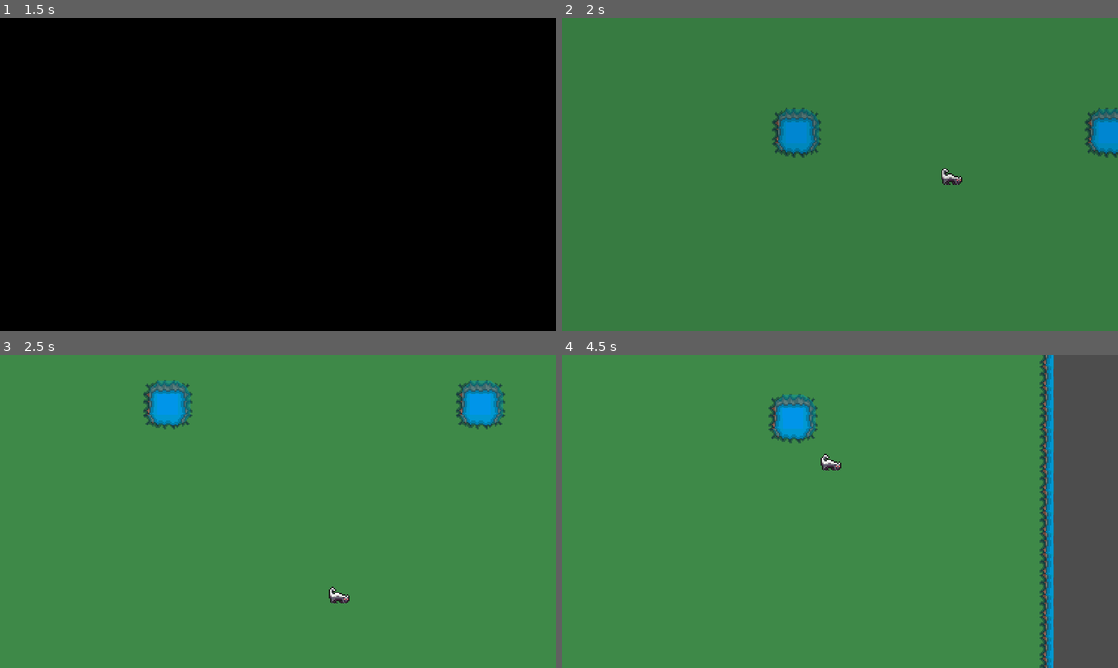
Above: before the commit, frames 1-4 (two rows, left to right).
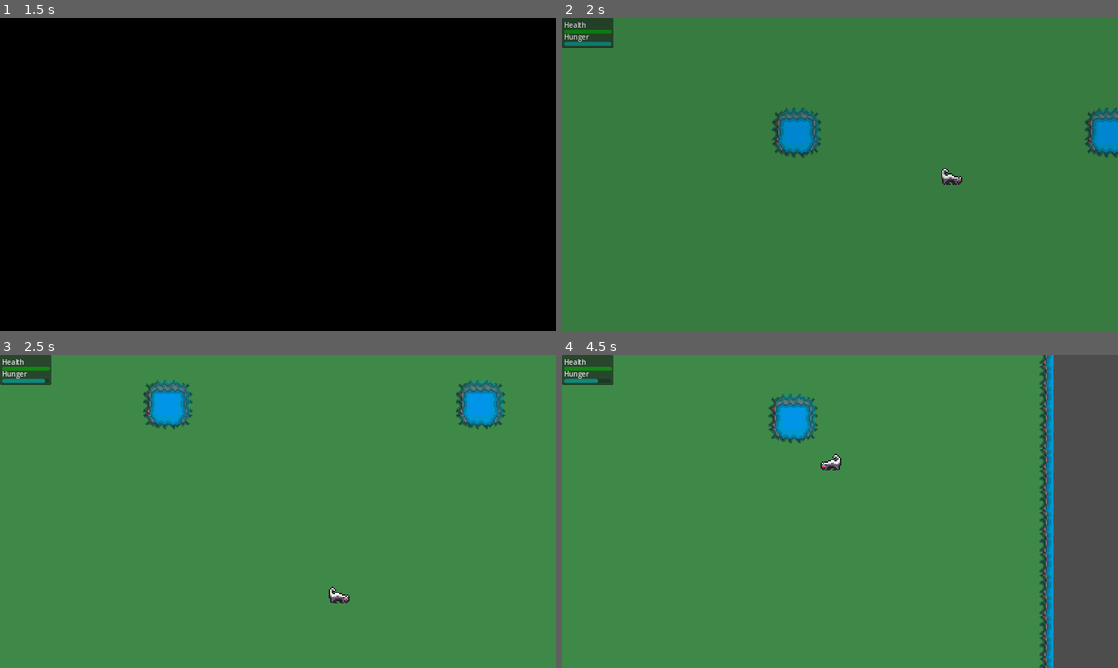
Above: after the commit, the same moments.

Repository: dually8/foodchain-game
Game: Godot game, scene res://scenes/main_menu.tscn
Same seed, same stepped clock (60 frames per second), same inputs: the game is played once before the commit and once after it. The engine's default icon, where the game draws it, is replaced by a stand-in: a white triangle on a blue panel in a dark square.
Inputs:
- Up to frame 1 (1.5 s): click "Start" at 0.5 s; tap Enter at 1.25 s; hold D (move_right) from 1.28 s (still down); hold . (attack) from 1.28 s (still down)
- Up to frame 2 (2 s): keep holding D (move_right); keep holding . (attack)
- Up to frame 3 (2.5 s): release D (move_right) at 2.03 s; release . (attack) at 2.03 s; hold S (move_down) from 2.03 s (still down); tap . (attack) at 2.1 s
- Up to frame 4 (4.5 s): release S (move_down) at 2.78 s; hold D (move_right) 2.78-3.53 s; hold . (attack) 2.78-3.53 s; hold W (move_up) 3.53-4.28 s; tap . (attack) at 3.6 s; hold A (move_left) from 4.28 s (still down); hold . (attack) from 4.28 s (still down)

Frame 1 is identical in both runs. In frame 2, 0.9% of the frame differs, in the area x 0-10%, y 0-10%; in frame 3, 0.9%; in frame 4, 1.0%, in the area x 0-51%, y 0-37%.

Commit message:
add path avoidance to prey and pred, updates to shared_animation

Diff:
--- a/scenes/enemy.tscn
+++ b/scenes/enemy.tscn
@@ -27,5 +27,8 @@
 path_desired_distance = 1.0
 target_desired_distance = 1.0
 path_max_distance = 10.0
+avoidance_enabled = true
 
 [node name="AttackCooldown" type="Timer" parent="."]
+
+[connection signal="velocity_computed" from="NavigationAgent2D" to="." method="_on_navigation_agent_2d_velocity_computed"]
--- a/scenes/level_01.tscn
+++ b/scenes/level_01.tscn
@@ -394,7 +394,6 @@
 [node name="Level01" type="Node2D"]
 
 [node name="CanvasLayer" type="CanvasLayer" parent="."]
-visible = false
 
 [node name="UI" parent="CanvasLayer" instance=ExtResource("1_61lsc")]
 
@@ -405,6 +404,7 @@
 
 [node name="Player" parent="." instance=ExtResource("8_n8bc8")]
 position = Vector2(224, 232)
+current_model = 1
 
 [node name="AudioStreamPlayer" type="AudioStreamPlayer" parent="."]
 stream = ExtResource("13_kwfen")
--- a/scenes/prey.tscn
+++ b/scenes/prey.tscn
@@ -26,9 +26,12 @@
 path_desired_distance = 1.0
 target_desired_distance = 1.0
 path_max_distance = 10.0
+avoidance_enabled = true
 
 [node name="Area2D" type="Area2D" parent="."]
 
 [node name="CollisionShape2D" type="CollisionShape2D" parent="Area2D"]
 shape = SubResource("CircleShape2D_8vpv0")
 debug_color = Color(0.78764, 0.378883, 0.544974, 0.42)
+
+[connection signal="velocity_computed" from="NavigationAgent2D" to="." method="_on_navigation_agent_2d_velocity_computed"]
--- a/scenes/shared_animation.tscn
+++ b/scenes/shared_animation.tscn
@@ -425,5 +425,4 @@
 
 [node name="Animation" type="AnimatedSprite2D"]
 sprite_frames = SubResource("SpriteFrames_a57mx")
-animation = &"human_idle_down"
-autoplay = "skunk"
+animation = &"skunk"
--- a/scripts/enemy.gd
+++ b/scripts/enemy.gd
@@ -69,3 +69,7 @@
 			animation.play("human_idle_down")
 		Globals.Foodchain.Human:
 			animation.play("bear")
+
+
+func _on_navigation_agent_2d_velocity_computed(safe_velocity: Vector2) -> void:
+	velocity = safe_velocity
--- a/scripts/player_controller.gd
+++ b/scripts/player_controller.gd
@@ -2,6 +2,7 @@
 class_name Player
 
 @export var move_speed: int = 250
+@export var current_model: Globals.Foodchain
 @onready var hunger_timer: Timer = $HungerTimer
 @onready var area2d: Area2D = $Area2D
 @onready var sprite: AnimatedSprite2D = $Animation
@@ -15,7 +16,6 @@
 var max_hunger: int = 500
 var hunger_drain: int = 50
 var available_prey: Array[Prey] = []
-var current_model: Globals.Foodchain = Globals.Foodchain.Skunk
 const footstep_interval: float = 0.5
 var footstep_timer: float = 0.0
 
@@ -27,6 +27,7 @@
 	hunger_timer.start()
 	area2d.body_entered.connect(_on_body_entered)
 	area2d.body_exited.connect(_on_body_exited)
+	set_model(current_model)
 
 func _physics_process(delta: float) -> void:
 	velocity = Vector2(0, 0)
@@ -35,6 +36,7 @@
 	if direction != Vector2(0, 0):
 		velocity = direction.normalized() * move_speed
 		_play_footsteps()
+	handle_animation()
 	move_and_slide()
 
 func _play_footsteps() -> void:
@@ -131,6 +133,20 @@
 func set_animation(animation_name: String) -> void:
 	sprite.play(animation_name)
 
+func handle_animation() -> void:
+	if velocity.x > 0:
+		sprite.flip_h = false
+	elif velocity.x < 0:
+		sprite.flip_h = true
+
+	if current_model == Globals.Foodchain.Human:
+		if velocity.x > 0 or velocity.x < 0:
+			set_animation("human_run_side")
+		if velocity.y > 0:
+			set_animation("human_run_down")
+		if velocity.y < 0:
+			set_animation("human_run_up")
+
 func set_area_radius() -> void:
 	match current_model:
 		Globals.Foodchain.Bear:
--- a/scripts/prey.gd
+++ b/scripts/prey.gd
@@ -60,3 +60,7 @@
 
 func destroy() -> void:
 	queue_free()
+
+
+func _on_navigation_agent_2d_velocity_computed(safe_velocity: Vector2) -> void:
+	velocity = safe_velocity
